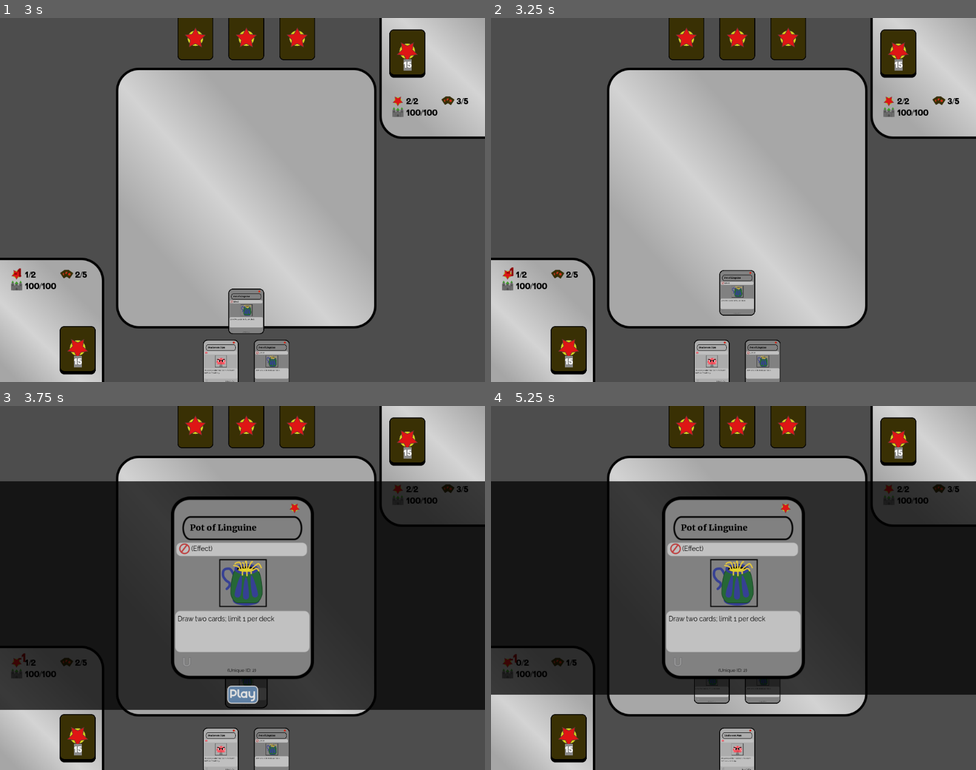
Above: before the commit, frames 1-4 (two rows, left to right).
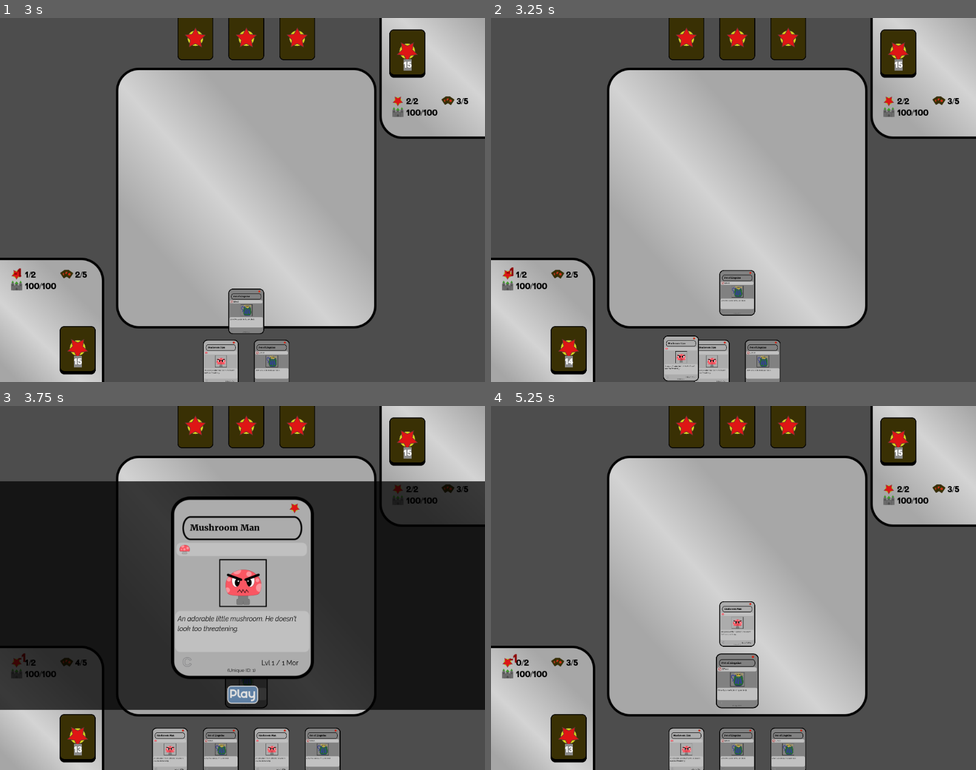
Above: after the commit, the same moments.

Repository: Mercerenies/evilcon-2024
Game: Godot game, scene res://debug/debug_room.tscn
The game is run twice, just before and just after one commit, with the same random seed, the same clock (stepped at 60 frames per second) and the same inputs.
Inputs (mouse positions are in pixels of both pictures, inside the frame that each line leads up to):
- Up to frame 1 (3 s): move the mouse to (247, 363) at 0.52 s; click (247, 363) at 0.67 s; click (247, 363) at 1.42 s; tap Enter at 2 s; move the mouse to (295, 363) at 2.02 s; click (295, 363) at 2.17 s; click "Play" at 2.75 s
- Up to frame 2 (3.25 s): no input
- Up to frame 3 (3.75 s): move the mouse to (271, 751) at 3.52 s; click (271, 751) at 3.67 s
- Up to frame 4 (5.25 s): click "Play" at 4.25 s; tap Space at 5 s; move the mouse to (714, 682) at 5.02 s; click (714, 682) at 5.17 s

Frame 1 is identical in both runs. In frame 2, 0.9% of the frame differs, in the area x 15-43%, y 87-100%; in frame 3, 12%; in frame 4, 56%, in the area x 0-100%, y 20-100%.

Commit message:
Pot of Linguine draws cards now

Diff:
--- a/card_game/playing_card/card.gd
+++ b/card_game/playing_card/card.gd
@@ -12,4 +12,6 @@
     self.owner = owner
     self.original_owner = owner
 
-# Stub file (TODO)
+
+func on_play(playing_field) -> void:
+    await card_type.on_play(playing_field, self)
--- a/card_game/playing_card/card_type.gd
+++ b/card_game/playing_card/card_type.gd
@@ -79,3 +79,7 @@
     var card_cost = get_star_cost()
     var user_evil_points = playing_field.get_stats(owner).evil_points
     return user_evil_points >= card_cost
+
+
+func on_play(_playing_field, _card) -> void:
+    push_warning("Forgot to override on_play!")
--- a/card_game/playing_card/effect_card_type.gd
+++ b/card_game/playing_card/effect_card_type.gd
@@ -25,3 +25,9 @@
 
 func get_destination_strip(playing_field, owner: StringName):
     return playing_field.get_effect_strip(owner)
+
+
+func on_play(playing_field, card) -> void:
+    var owner = card.owner
+    await playing_field.draw_cards(owner, 2)
+    # TODO Highlight this card and discard it
--- a/card_game/playing_card/minion_card_type.gd
+++ b/card_game/playing_card/minion_card_type.gd
@@ -27,3 +27,10 @@
 
 func get_destination_strip(playing_field, owner: StringName):
     return playing_field.get_minion_strip(owner)
+
+
+func on_play(_playing_field, _card) -> void:
+    # Default implementation for minions is to have no "on play"
+    # effect. Specific minion card types can override this if they so
+    # choose.
+    pass
--- a/card_game/playing_field/playing_field.gd
+++ b/card_game/playing_field/playing_field.gd
@@ -77,7 +77,7 @@
 # * destination_transform (Callable) - A 1-argument Callable that
 #   transforms the drawn card before it is stored in the destination.
 #   If not supplied, defaults to the identity function.
-func move_card(source, destination, opts = {}) -> void:
+func move_card(source, destination, opts = {}):
     var source_index = opts.get("source_index", -1)
     var animation_scale = opts.get("scale", Vector2(0.25, 0.25))
     var custom_displayed_card = opts.get("custom_displayed_card", null)
@@ -100,6 +100,7 @@
     if destination_transform != null:
         relevant_card = destination_transform.call(relevant_card)
     destination_cards.push_card(relevant_card)
+    return relevant_card
 
 
 func draw_cards(player: StringName, card_count: int = 1) -> void:
@@ -132,10 +133,11 @@
     stats.evil_points -= star_cost
     play_animation_for_stat_change(stats.get_evil_points_node(), - star_cost)
 
-    await move_card(hand, field, {
+    var new_card = await move_card(hand, field, {
         "source_index": hand_index,
         "destination_transform": DestinationTransform.instantiate_card(player),
     })
+    await new_card.on_play(self)
 
 
 func _on_bottom_hand_card_added(card_node):
